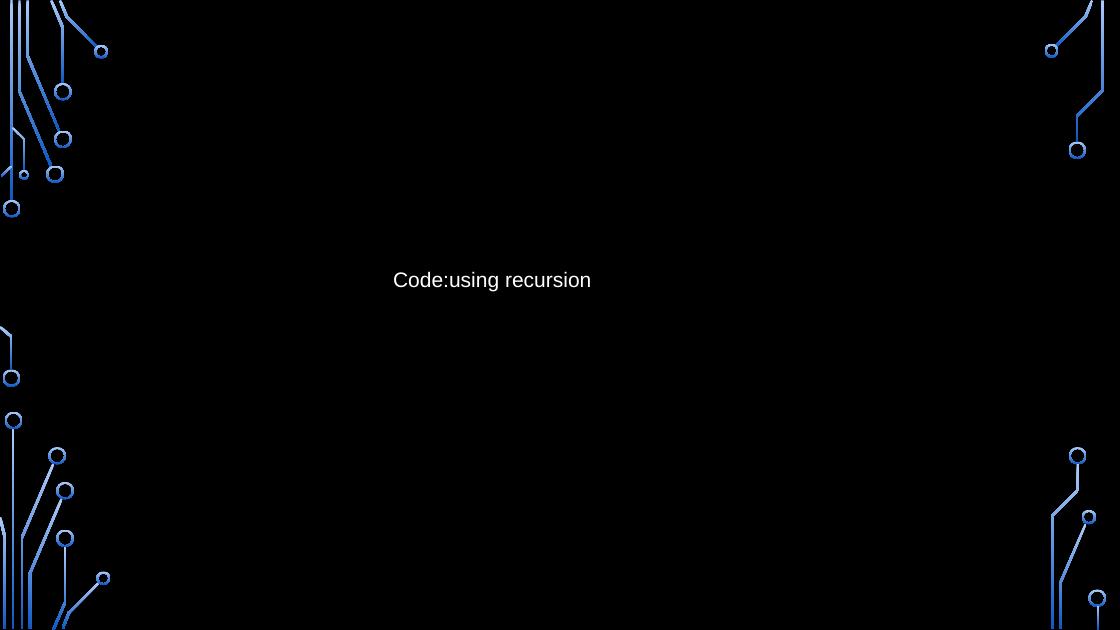
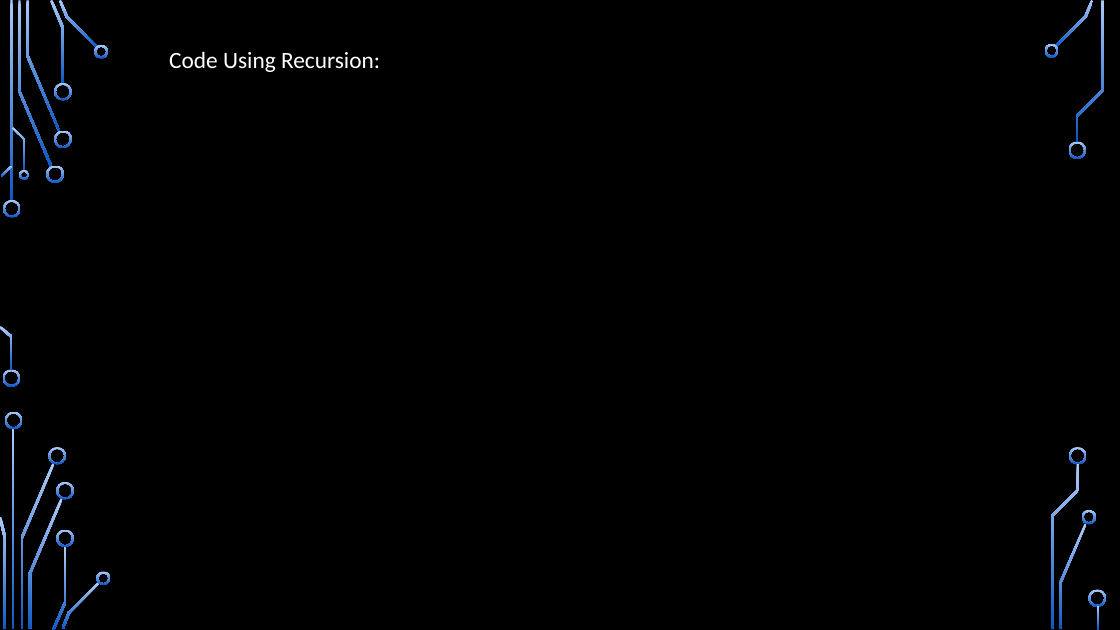
Before and after one commit to arcadesArena/college-sem3-dsaJosephusAssignment, a slide deck: slide 9 of presentaiton.pptx. Drawn at 1120x630 pixels with LibreOffice and Linux fonts; fonts in the diff are those of the drawing; background and template pictures are left out. Boxes give left, top, right and bottom in pixels: in the first picture for what was removed or moved away, otherwise in the second. Text is boxed around its words. In the diff, an @@ line names an element or a change of style, - is before the commit and + after.

```diff
--- a/presentaiton.pptx
+++ b/presentaiton.pptx
@@ text at bbox=[169, 51, 380, 72]: text changed; size 18 to 20 pt; font Arial to Calibri @@
-Code:using recursion
+Code Using Recursion:
```
Also in this commit, not shown: 6 other slides changed, 1 slide added, 1 slide removed.
